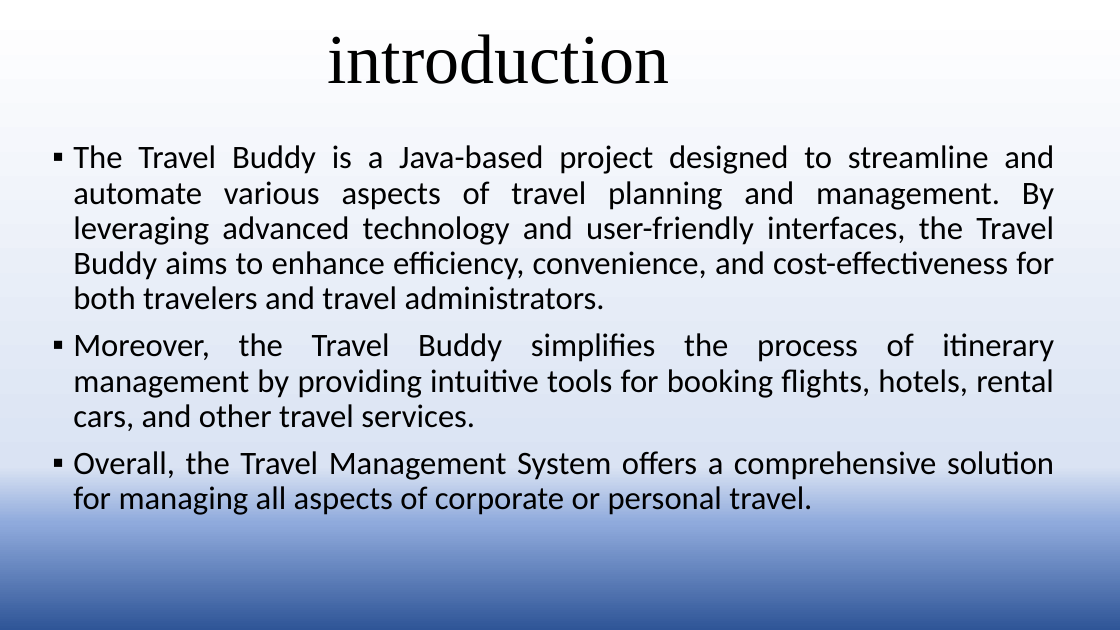
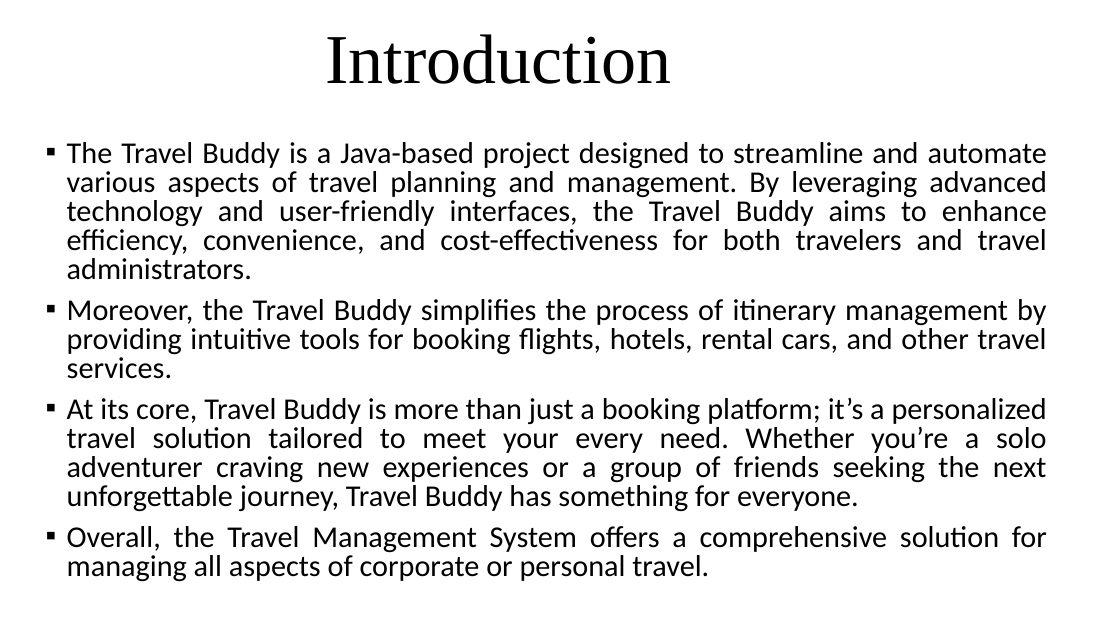
Before and after one commit to Ritikakaushal45/TRAVEL_BUDDY, a slide deck: slide 3 of TOUR AND TRAVEL BUDDY.pptx (slide 2 before the commit). Drawn at 1120x630 pixels with LibreOffice and Linux fonts; fonts in the diff are those of the drawing; background and template pictures are left out. Boxes give left, top, right and bottom in pixels: in the first picture for what was removed or moved away, otherwise in the second. Text is boxed around its words. In the diff, an @@ line names an element or a change of style, - is before the commit and + after.

```diff
--- a/TOUR AND TRAVEL BUDDY.pptx
+++ b/TOUR AND TRAVEL BUDDY.pptx
@@ background gradient #FFFFFF to #DAE3F3 to #8FAADC to #2F5597 to picture (left out) @@
@@ title at [326,34,672,84]: text changed @@
-introduction
+Introduction
@@ text at [67,142,1047,582]: size 28 to 25.9 pt in "The Travel Buddy is a Java-based project ...", "Moreover, the Travel Buddy simplifies the process ...", "Overall, the Travel Management System offers a ..."; line spacing 0.9 to 0.8 @@
@@ text at [67,398,1047,512]: paragraph added @@
+▪ At its core, Travel Buddy is more than just a booking platform; it’s a personalized travel solution tailored to meet your every need. Whether you’re a solo adventurer craving new experiences or a group of friends seeking the next unforgettable journey, Travel Buddy has something for everyone.
```
Also in this commit, not shown: 12 other slides changed, 3 slides added.
